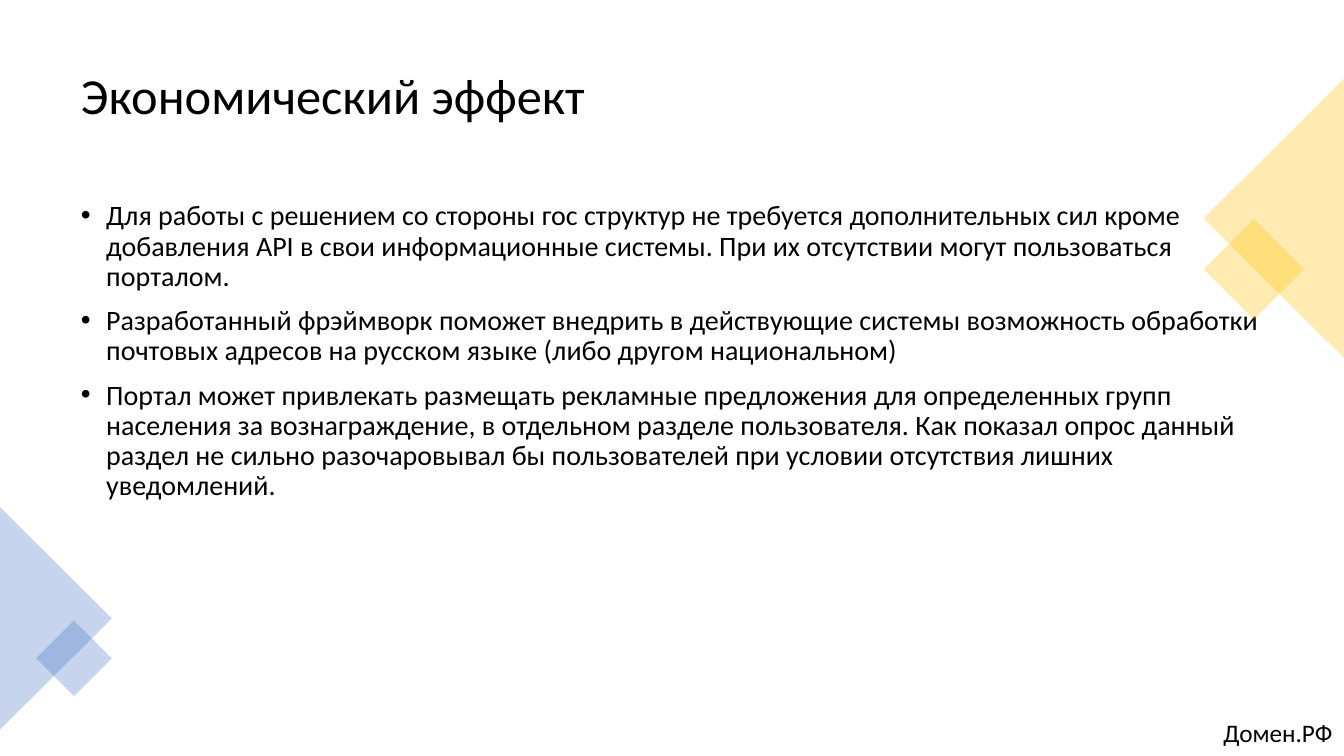
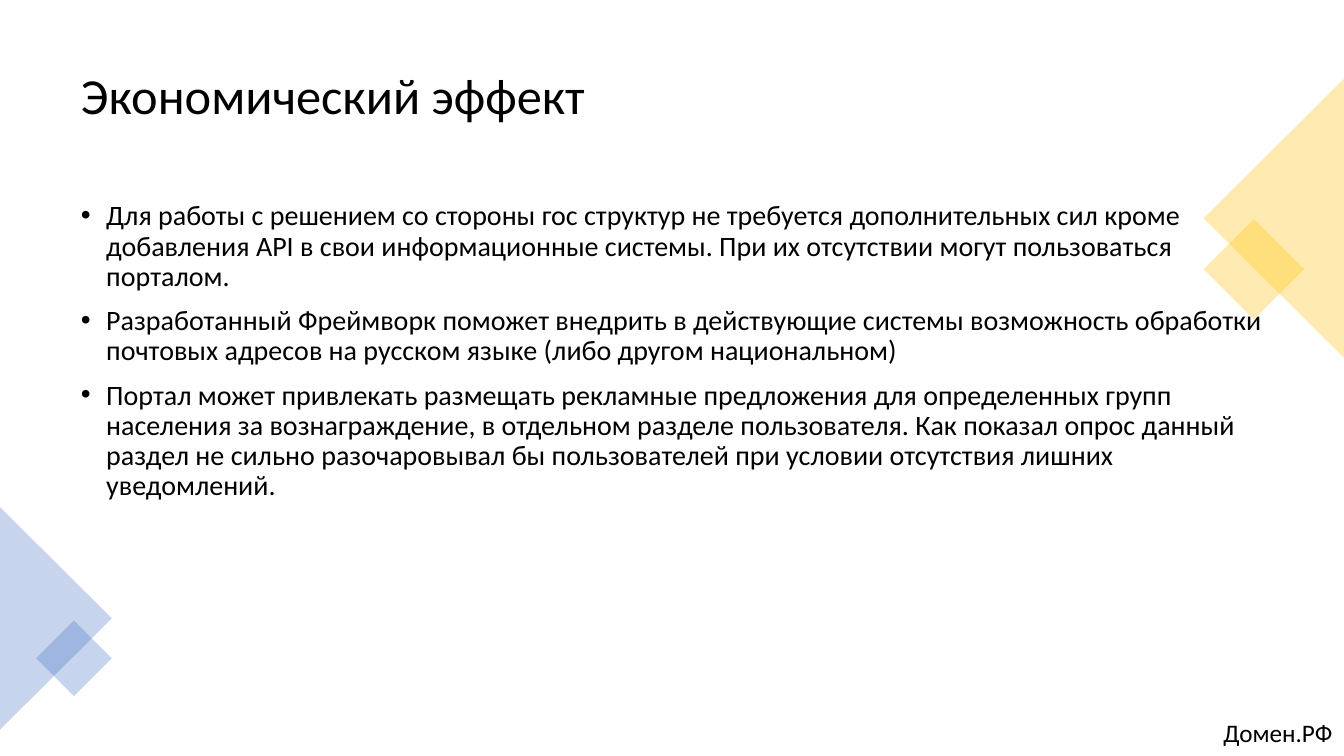
Before and after one commit to alexklippe/scryptedv2, a slide deck: slide 9 of Презентация_Команда Scrypted_кейс1.pptx. Drawn at 1344x756 pixels with LibreOffice and Linux fonts; fonts in the diff are those of the drawing. Boxes give left, top, right and bottom in pixels: in the first picture for what was removed or moved away, otherwise in the second. Text is boxed around its words. In the diff, an @@ line names an element or a change of style, - is before the commit and + after.

```diff
--- a/Презентация_Команда Scrypted_кейс1.pptx
+++ b/Презентация_Команда Scrypted_кейс1.pptx
@@ text at box(106, 307, 1261, 365): text changed @@
-• Разработанный фрэймворк поможет внедрить в действующие системы возможность обработки почтовых адресов на русском языке (либо другом национальном)
+• Разработанный Фреймворк поможет внедрить в действующие системы возможность обработки почтовых адресов на русском языке (либо другом национальном)
```
Also in this commit, not shown: 4 other slides changed, 1 slide removed.
